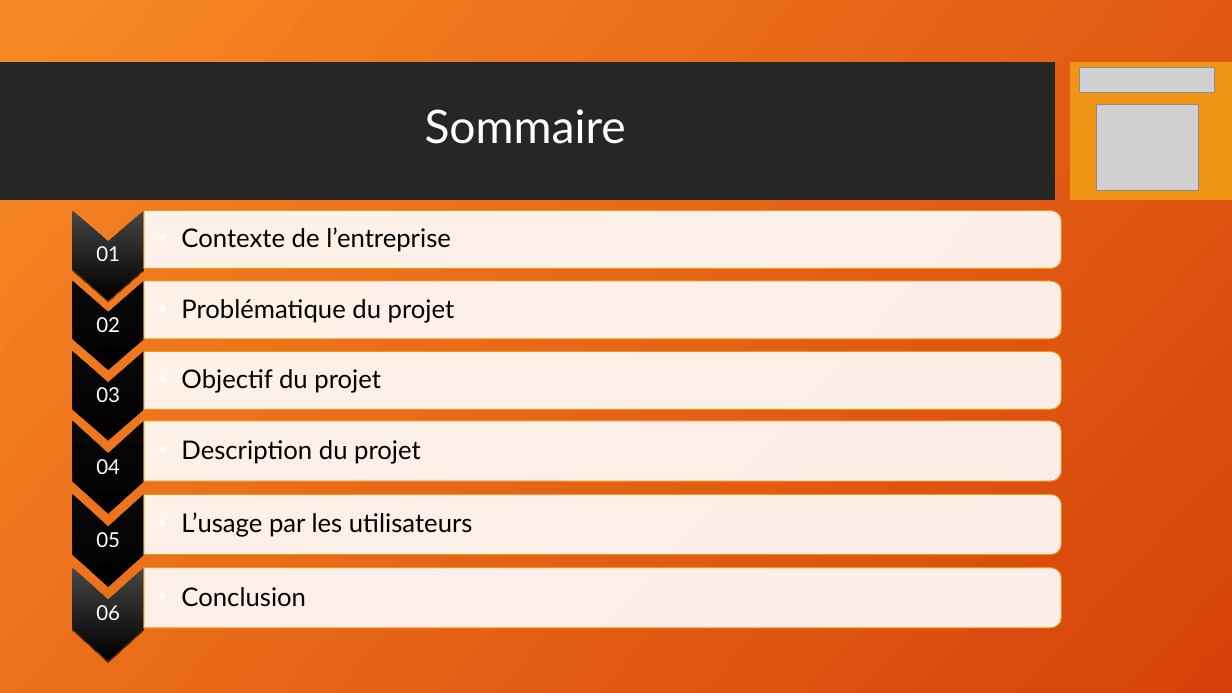
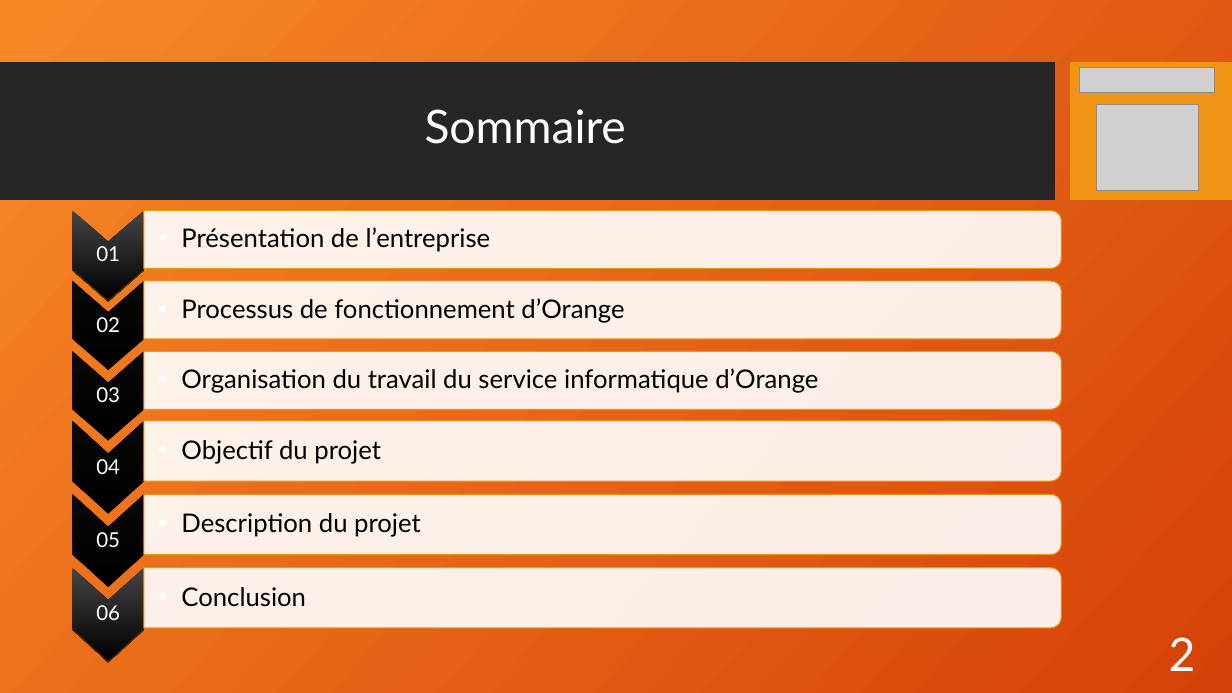
Before and after one commit to RaimonDylan/cnam, a slide deck: slide 2 of Rapport d'activité/ppt_Rapport2.odp. Drawn at 1232x693 pixels with LibreOffice and Linux fonts; fonts in the diff are those of the drawing; grey boxes stand for pictures; background and template pictures are left out. Boxes give left, top, right and bottom in pixels: in the first picture for what was removed or moved away, otherwise in the second. Text is boxed around its words. In the diff, an @@ line names an element or a change of style, - is before the commit and + after.

```diff
--- a/Rapport d'activité/ppt_Rapport2.odp
+++ b/Rapport d'activité/ppt_Rapport2.odp
@@ text in freeform shape at [181, 227, 491, 252]: text changed @@
-  • Contexte de l’entreprise
+  • Présentation de l’entreprise
@@ text in freeform shape at [181, 298, 624, 323]: text changed @@
-  • Problématique du projet
+  • Processus de fonctionnement d’Orange
@@ text in freeform shape at [181, 368, 818, 393]: text changed @@
-  • Objectif du projet
+  • Organisation du travail du service informatique d’Orange
@@ text in freeform shape at [181, 440, 381, 464]: text changed @@
-  • Description du projet
+  • Objectif du projet
@@ text in freeform shape at [181, 513, 421, 537]: text changed @@
-  • L’usage par les utilisateurs
+  • Description du projet
@@ page number added at [1169, 637, 1196, 671], 36 pt, text #FFFFFF @@
+2
```
Also in this commit, not shown: 11 other slides changed, 7 slides added, 7 slides removed, 1 other file.
